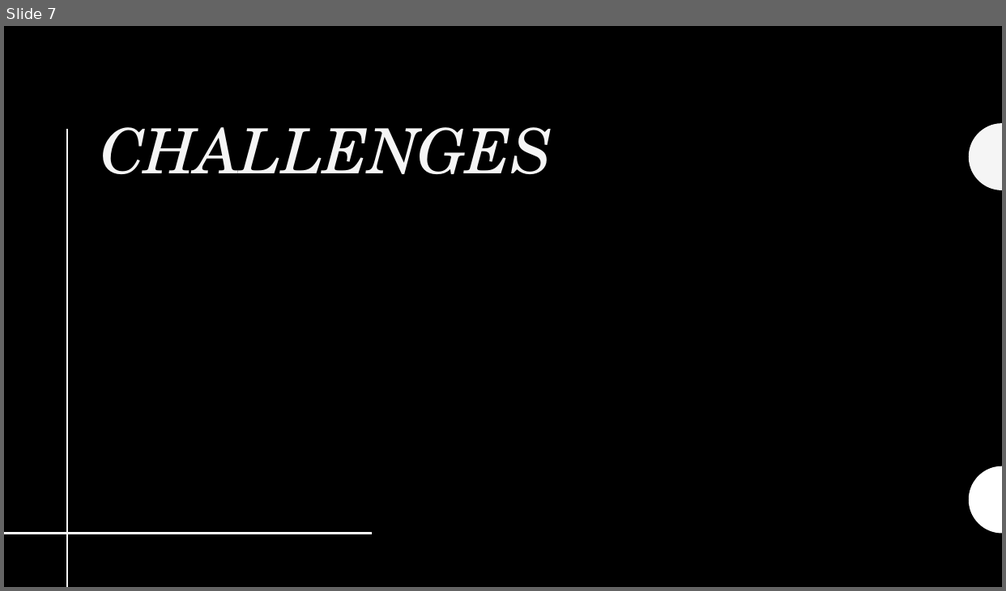
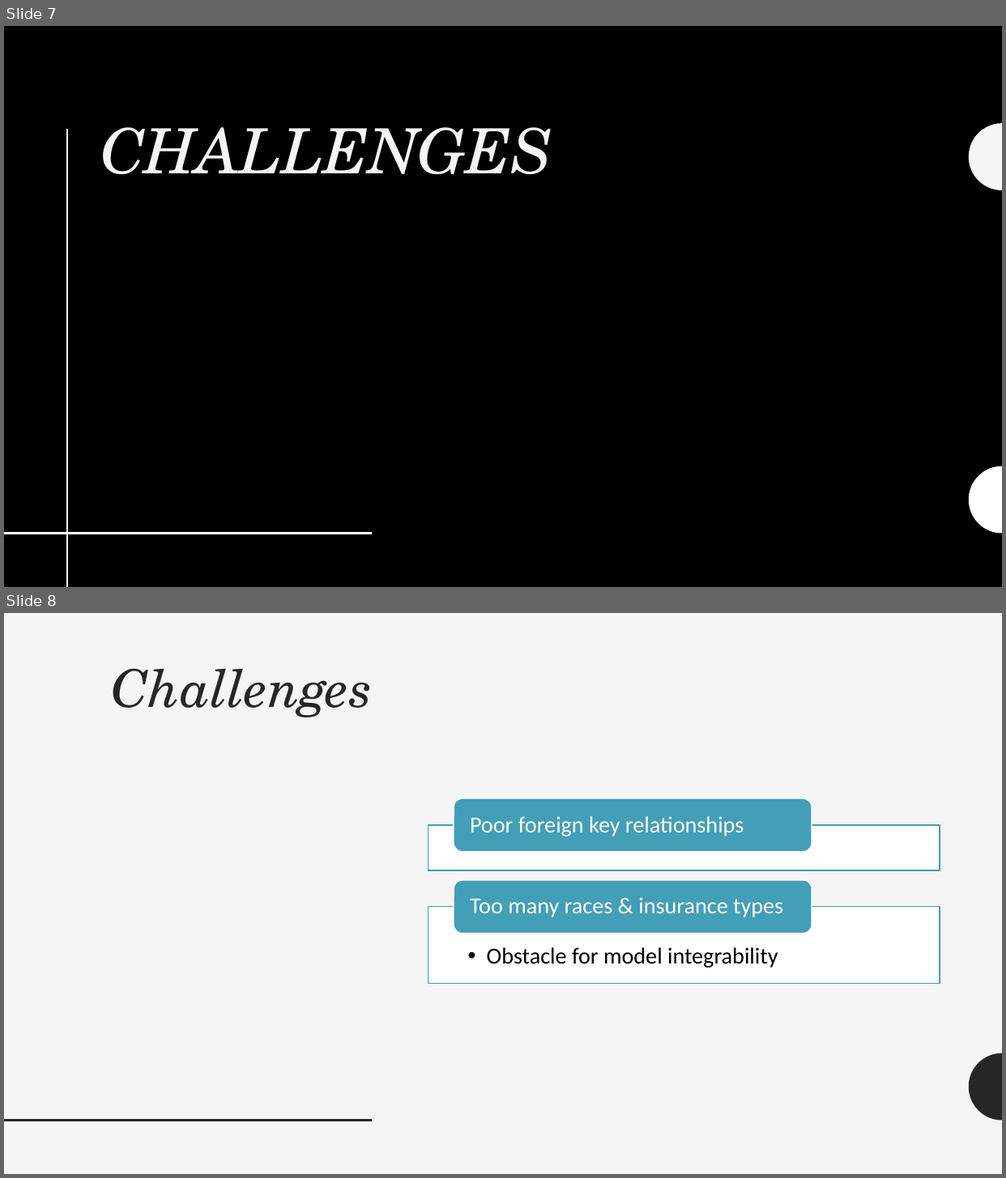
Before and after one commit to ezgisiir/URMCVenitaltorAllocation, a slide deck: Docs/ClassMeetings/2022_02_21_ClassMeeting.pptx. Shown one above the other, each under a label of ours: slide 7 before the commit, slides 7 and 8 after it. The pictures are 1006x591 and 1006x1178 pixels, drawn with LibreOffice and Linux fonts; fonts in the diff are those of the drawing; background and template pictures are left out. Boxes give left, top, right and bottom in pixels: in the first picture for what was removed or moved away, otherwise in the second. Text is boxed around its words. In the diff, an @@ line names an element or a change of style, - is before the commit and + after.

Commit message:
Planning Documents & Data Model

```diff
--- a/Docs/ClassMeetings/2022_02_21_ClassMeeting.pptx
+++ b/Docs/ClassMeetings/2022_02_21_ClassMeeting.pptx
@@ slide 8 added at bbox=[4, 613, 1002, 1174], background #F5F5F5 @@
@@ title added at bbox=[112, 668, 373, 717], 50 pt, text #262626, italic @@
+Challenges
@@ group added at bbox=[428, 798, 940, 983]: 3 texts, 2 rectangles, 2 rounded rectangles @@
+Poor foreign key relationships
+  • Obstacle for model integrability
+Too many races & insurance types
@@ freeform shape added at bbox=[969, 1053, 1002, 1121], fill #262626 @@
@@ line added from (4, 1121) to (373, 1121), #262626 2 pt @@
```
Also in this commit, not shown: 2 slides changed, 2 other slides added, 3 slides removed, 9 other files.
